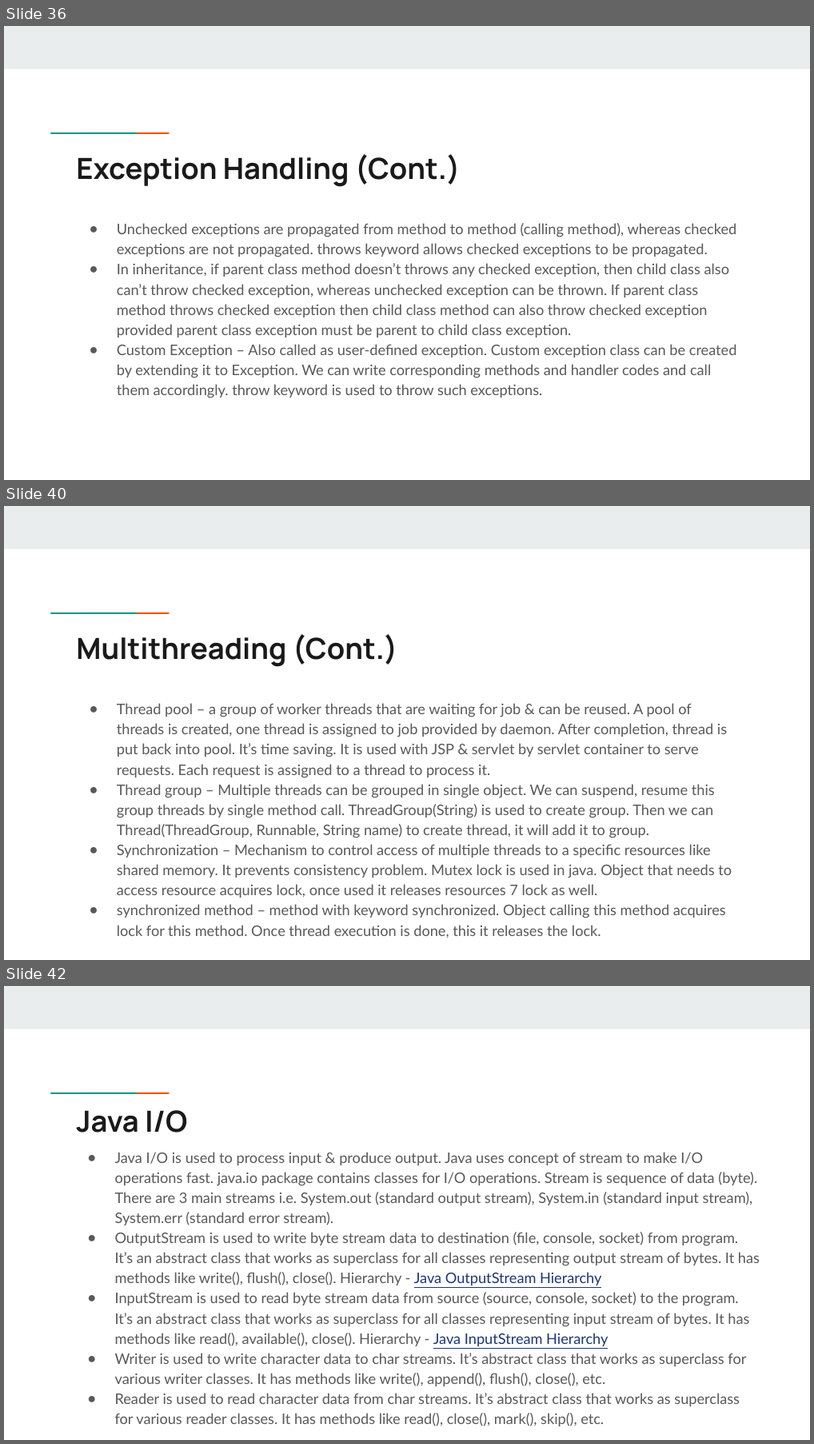
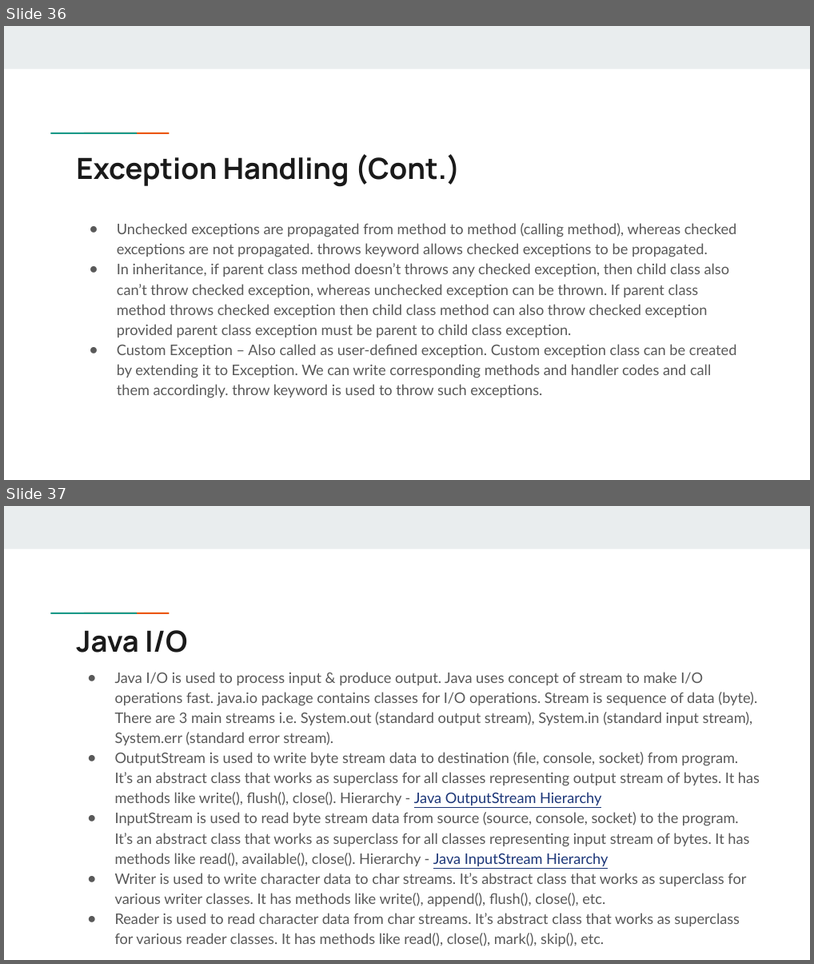
Before and after one commit to swapypatil/lang-in-a-slide, a slide deck: Java in a slide - 1.pptx. Shown one above the other, each under a label of ours: slides 36, 40 and 42 before the commit, slides 36 and 37 after it; the slides between them are not shown. The pictures are 814x1444 and 814x964 pixels, drawn with LibreOffice and Linux fonts; fonts in the diff are those of the drawing. Boxes give left, top, right and bottom in pixels: in the first picture for what was removed or moved away, otherwise in the second. Text is boxed around its words. In the diff, an @@ line names an element or a change of style, - is before the commit and + after.

```diff
--- a/Java in a slide - 1.pptx
+++ b/Java in a slide - 1.pptx
@@ slide 40 removed at (x1=4, y1=506, x2=810, y2=960), background #FFFFFF; not listed: 3 template elements that a slide beside it also shows @@
@@ title removed at (x1=76, y1=634, x2=398, y2=667) @@
-Multithreading (Cont.)
@@ text removed at (x1=117, y1=703, x2=732, y2=937) @@
-● Thread pool – a group of worker threads that are waiting for job & can be reused. A pool of threads is created, one thread is assigned to job provided by daemon. After completion, thread is put back into pool. It’s time saving. It is used with JSP & servlet by servlet container to serve requests. Each request is assigned to a thread to process it.
-● Thread group – Multiple threads can be grouped in single object. We can suspend, resume this group threads by single method call. ThreadGroup(String) is used to create group. Then we can Thread(ThreadGroup, Runnable, String name) to create thread, it will add it to group.
-● Synchronization – Mechanism to control access of multiple threads to a specific resources like shared memory. It prevents consistency problem. Mutex lock is used in java. Object that needs to access resource acquires lock, once used it releases resources 7 lock as well.
-● synchronized method – method with keyword synchronized. Object calling this method acquires lock for this method. Once thread execution is done, this it releases the lock.
@@ what was slide 42 is now slide 37 @@
```
Also in this commit, not shown: 4 other slides removed, 1 other file.
